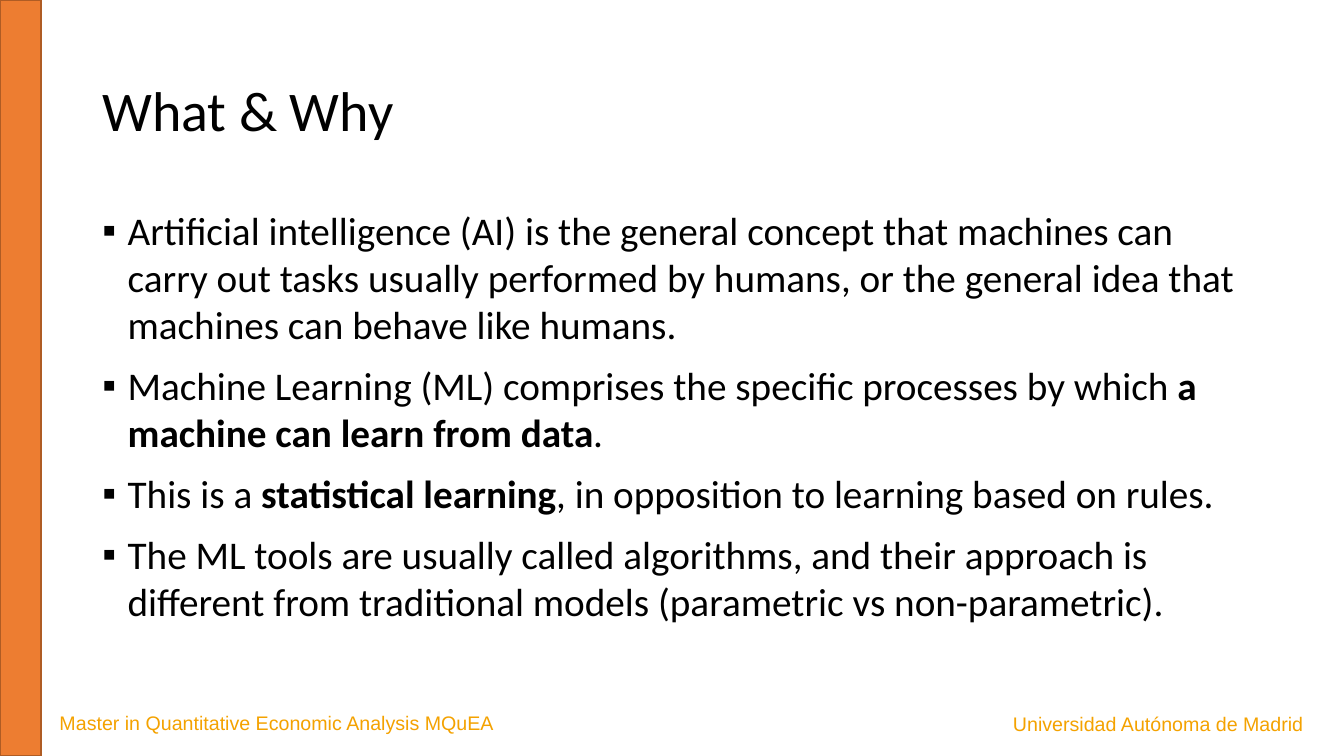
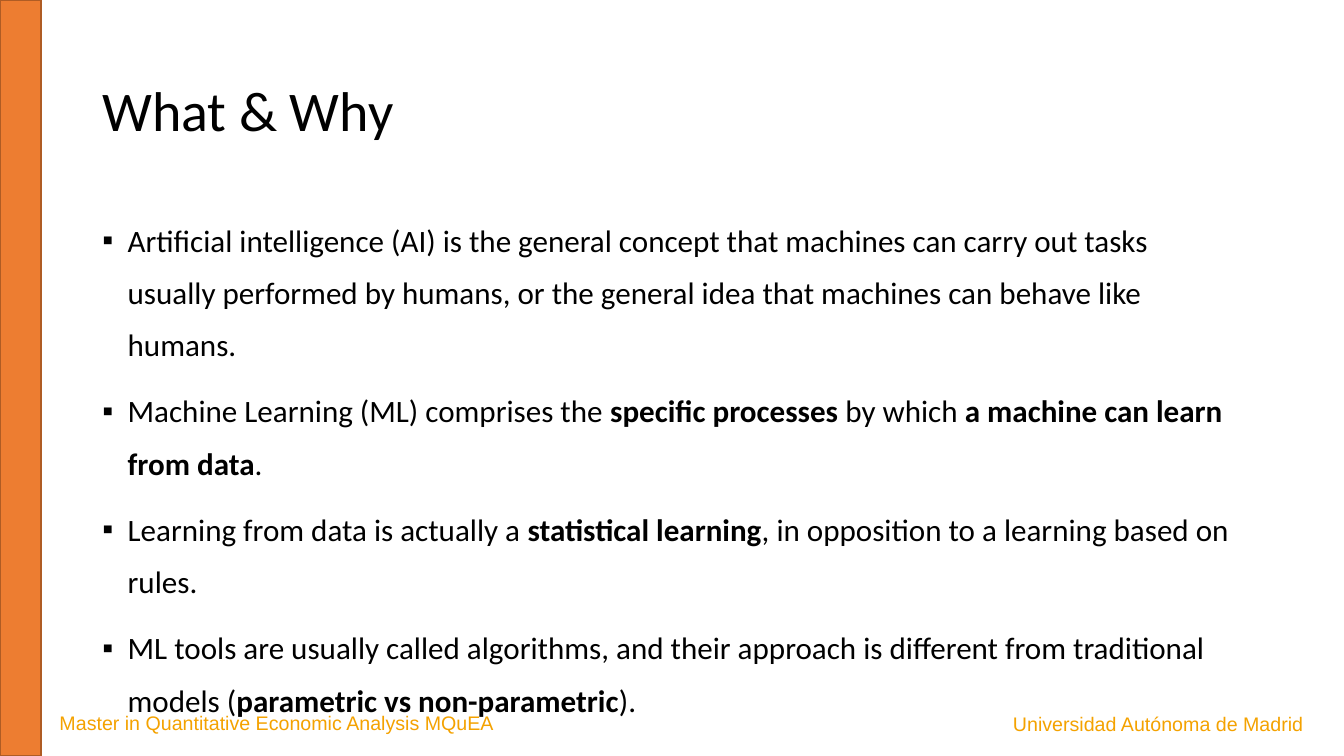
Before and after one commit to JavierBas/IMLEF-MQuEA, a slide deck: slide 5 of Course content/Slides/Topic 1 What is ML.pptx. Drawn at 1344x756 pixels with LibreOffice and Linux fonts; fonts in the diff are those of the drawing. Boxes give left, top, right and bottom in pixels: in the first picture for what was removed or moved away, otherwise in the second. Text is boxed around its words. In the diff, an @@ line names an element or a change of style, - is before the commit and + after.

Commit message:
Changes to ppts

```diff
--- a/Course content/Slides/Topic 1 What is ML.pptx
+++ b/Course content/Slides/Topic 1 What is ML.pptx
@@ text at (x1=128, y1=229, x2=1222, y2=476): size 28 to 22.2 pt in "Artificial intelligence (AI) is the general concept ...", "Machine Learning (ML) comprises the specific processes ..."; bold on in "specific processes"; line spacing 1 to 1.4 @@
@@ text at (x1=128, y1=519, x2=1229, y2=665): text changed; size 28 to 22.2 pt @@
-▪ This is a statistical learning, in opposition to learning based on rules.
-▪ The ML tools are usually called algorithms, and their approach is different from traditional models (parametric vs non-parametric).
+▪ Learning from data is actually a statistical learning, in opposition to a learning based on rules.
+▪ ML tools are usually called algorithms, and their approach is different from traditional models (parametric vs non-parametric).
```
Also in this commit, not shown: 10 other slides changed, 1 other file.
